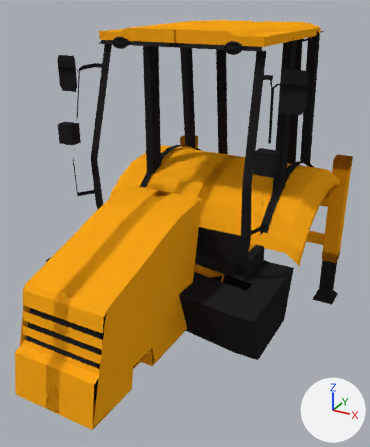
The Blender file Models/Vehicles/Land/BackHoeLoader/JCBMidiCXBackhoeLoader2014.blend, before and after one commit.
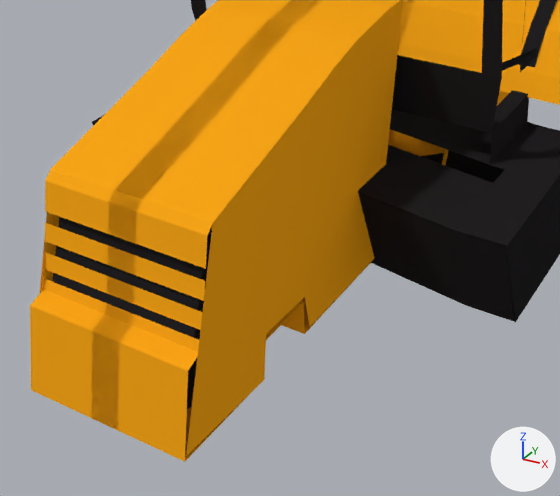
Each version is shown whole from a 50 mm lens placed at (6.76, -12.74, 5.38), pointed at (-0.2, -0.09, -0.94), then close up on the part from 0% to 76% of the width and 45% to 100% of the height. Arrows for +X, +Y and +Z are at lower right; the lights stay in place.

Names of what the first close-up shows: 'Body', 'CabFrame', 'HoodTap'.
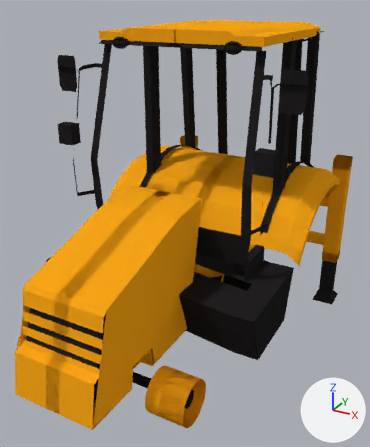
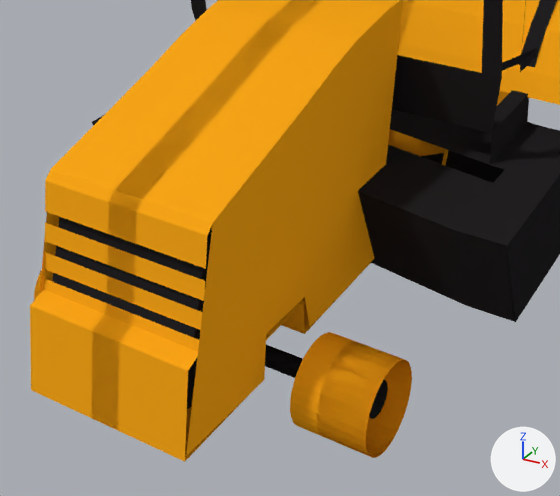
Boxes [x1, y1, x2, y2] around the edits, measured in the close-ups (560 x 496 px):
'leftFrontRim', added (orange)
    after: [290, 332, 412, 458]
'FrontWheelAxis', added (black)
    after: [265, 345, 388, 419]
'rightFrontRim', added
    after: [34, 269, 42, 300]

Patch to the scene script:
```diff
--- a/Models/Vehicles/Land/BackHoeLoader/JCBMidiCXBackhoeLoader2014.blend.py
+++ b/Models/Vehicles/Land/BackHoeLoader/JCBMidiCXBackhoeLoader2014.blend.py
@@ me_cylinder @@
+me_cylinder.from_pydata(...)  # 128 vertices, 98 faces; spans x -1.85..1.85, y -1.85..1.85, z -0.78..0.89
+me_cylinder.materials.append(mat_black)  # black #242224
@@ me_cylinder_002 @@
+me_cylinder_002.from_pydata(...)  # 96 vertices, 66 faces; spans x -1.01..0.99, y -1.02..0.98, z -1.01..0.99
+me_cylinder_002.materials.append(mat_jcbyellow)  # orange #faa718
@@ ob_frontwheelaxis @@
+ob_frontwheelaxis = bpy.data.objects.new('FrontWheelAxis', me_cylinder)
+ob_frontwheelaxis.parent = ob_jcbbackhoe
+ob_frontwheelaxis.matrix_parent_inverse = Matrix(((1.0, 0.0, 0.0, 0.0682), (0.0, 1.0, 0.0, -1.49), (0.0, 0.0, 1.0, -0.386), (0.0, 0.0, 0.0, 1.0)))
+ob_frontwheelaxis.location = (0.0204, -4.522, -3.172)
+ob_frontwheelaxis.rotation_euler = (0.0, 1.571, 0.0)  # degrees (0, 90, 0)
+ob_frontwheelaxis.scale = (0.122, 0.122, 2.62)
+_m = ob_frontwheelaxis.modifiers.new('Mirror', 'MIRROR')
+_m.use_axis = (True, False, True)
@@ ob_rightfrontrim @@
+ob_rightfrontrim = bpy.data.objects.new('rightFrontRim', me_cylinder_002)
+ob_rightfrontrim.parent = ob_jcbbackhoe
+ob_rightfrontrim.matrix_parent_inverse = Matrix(((1.0, 0.0, 0.0, 0.0682), (0.0, 1.0, 0.0, -1.49), (0.0, 0.0, 1.0, -0.386), (0.0, 0.0, 0.0, 1.0)))
+ob_rightfrontrim.location = (-2.033, -4.537, -3.212)
+ob_rightfrontrim.rotation_euler = (0.0, -1.571, 0.0)  # degrees (0, -90, 0)
+ob_rightfrontrim.scale = (0.57, 0.57, 0.501)
@@ ob_leftfrontrim @@
+ob_leftfrontrim = bpy.data.objects.new('leftFrontRim', me_cylinder_002.copy())
+ob_leftfrontrim.parent = ob_jcbbackhoe
+ob_leftfrontrim.matrix_parent_inverse = Matrix(((1.0, 0.0, 0.0, 0.0682), (0.0, 1.0, 0.0, -1.49), (0.0, 0.0, 1.0, -0.386), (0.0, 0.0, 0.0, 1.0)))
+ob_leftfrontrim.location = (2.018, -4.537, -3.212)
+ob_leftfrontrim.rotation_euler = (0.0, 1.573, 0.0)  # degrees (0, 90, 0)
+ob_leftfrontrim.scale = (0.57, 0.57, 0.501)
```
